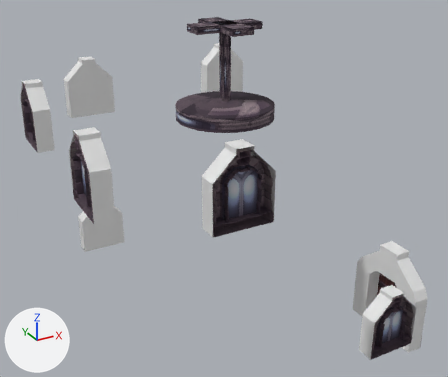
The FBX model res/Room/Window01.FBX as it was, and as the next commit left it.
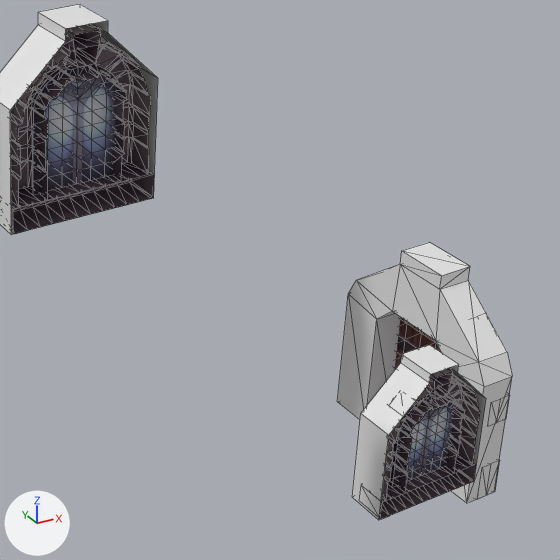
The first picture shows the older version from a camera (50 mm lens) standing at (-83.0, -150.3, 76.8) and looking at (0.0, 0.6, 1.3). The close-ups show both versions on the part from 46% to 100% of the width and 36% to 100% of the height of that picture; other places that the commit changed are outside them. Lighting does not change. The marker at lower left points along +X, +Y and +Z. The close-ups show mesh edges as thin lines. Where no turn or scale is listed for an object, it has been applied to the vertices.

Objects in the first close-up: 'Collide00', 'Collide06', 'Collide07', 'Door', 'Windows06', 'Windows07'.
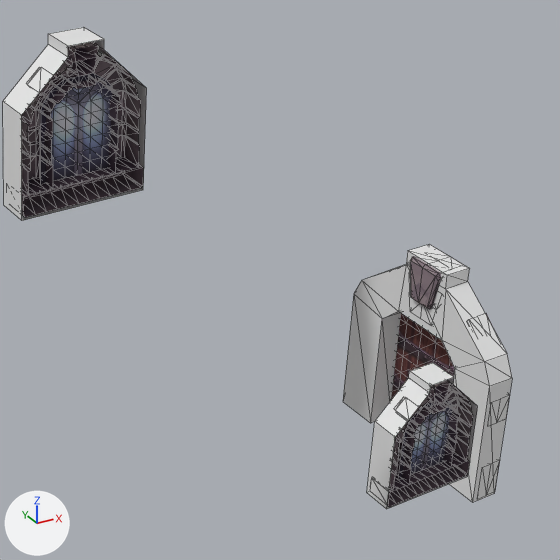
Where the newer file only moved an object's origin or applied its transform, the numbers keep the older frame.

Scene script edits in JSON lines:
```json
{"block": "me_mesh_012", "where": "# used by ob_collide07; parent = ob_root; location = (-23.03, -48.17, 25.0); rotation_euler = (0.0, 0.0, -3.142), in degrees (0, 0, -180)"}
{"op": "remove", "block": "me_mesh_012", "code": "me_mesh_012.from_pydata(...)  # 16 vertices, 11 faces; spans x -7.5..7.5, y -2.8..1.9, z -8.9..9.5"}
{"op": "add", "block": "me_mesh_012", "code": "me_mesh_012.from_pydata(...)  # 16 vertices, 11 faces; spans x -6.3..6.3, y 0.0..3.5, z -7.8..7.8"}
{"block": "me_mesh_012", "change": "me_mesh_012 part 1: the whole mesh is rebuilt"}
{"block": "me_mesh_015", "where": "me_mesh_015.from_pydata(...)  # 486 vertices, 786 faces; spans x -7.3..7.3, y -2.0..2.6, z -8.8..8.8"}
{"block": "me_mesh_015", "where": "# used by ob_windows06; location = (25.0, -48.2, -25.0)"}
{"block": "me_mesh_015", "change": "me_mesh_015 part 5: the whole mesh is scaled about its middle by 0.85, then moved by (0.0, -0.3, 0.0)"}
{"block": "me_mesh_014", "where": "# used by ob_collide06; parent = ob_root; location = (25.0, -48.17, -25.0); rotation_euler = (0.0, 0.0, -3.142), in degrees (0, 0, -180)"}
{"op": "remove", "block": "me_mesh_014", "code": "me_mesh_014.from_pydata(...)  # 16 vertices, 11 faces; spans x -7.5..7.5, y -2.8..1.9, z -8.9..9.5"}
{"op": "add", "block": "me_mesh_014", "code": "me_mesh_014.from_pydata(...)  # 16 vertices, 11 faces; spans x -6.3..6.3, y 0.0..3.5, z -7.8..7.8"}
{"block": "me_mesh_014", "change": "me_mesh_014 part 3: the whole mesh is rebuilt"}
{"block": "me_mesh_002", "where": "# used by ob_collide00; location = (47.8, -25.1, -34.9)"}
{"op": "remove", "block": "me_mesh_002", "code": "me_mesh_002.from_pydata(...)  # 32 vertices, 46 faces; spans x -2.8..2.2, y -13.6..13.6, z -15.0..15.5"}
{"op": "add", "block": "me_mesh_002", "code": "me_mesh_002.from_pydata(...)  # 32 vertices, 46 faces; spans x -4.0..0.0, y -13.6..13.6, z -15.3..15.3"}
{"block": "me_mesh_002", "change": "me_mesh_002 part 4: the whole mesh is rebuilt"}
{"block": "me_mesh_013", "where": "me_mesh_013.from_pydata(...)  # 486 vertices, 786 faces; spans x -7.3..7.3, y -2.0..2.6, z -8.8..8.8"}
{"block": "me_mesh_013", "where": "# used by ob_windows07; location = (-23.0, -48.2, 25.0)"}
{"block": "me_mesh_013", "change": "me_mesh_013 part 2: the whole mesh is scaled about its middle by 0.85, then moved by (0.0, -0.3, 0.0)"}
{"op": "set", "path": "ob_collide07.rotation_euler", "old": "(0.0, 0.0, -3.142)", "new": "(0.0, 0.0, 0.0)", "note": "degrees (0, 0, -180) -> degrees (0, 0, 0)"}
{"op": "set", "path": "ob_collide07.location", "old": "(-23.03, -48.17, 25.0)", "new": "(-23.03, -50.0, 25.0)"}
{"op": "set", "path": "ob_collide06.rotation_euler", "old": "(0.0, 0.0, -3.142)", "new": "(0.0, 0.0, 0.0)", "note": "degrees (0, 0, -180) -> degrees (0, 0, 0)"}
{"op": "set", "path": "ob_collide06.location", "old": "(25.0, -48.17, -25.0)", "new": "(25.0, -50.0, -25.0)"}
{"op": "set", "path": "ob_collide00.location", "old": "(47.8, -25.1, -34.9)", "new": "(50.0, -25.1, -34.9)"}
```

Location of each change, (x1, y1, x2, y2) in pixels of the close-ups (560 x 560 px):
```json
{"object": "Windows07", "change": "mesh rescaled", "before": [10, 24, 153, 234], "after": [22, 42, 143, 217], "on screen": "15% narrower, 17% shorter"}
{"object": "Collide00", "change": "reshaped, moved", "before": [337, 242, 512, 503], "after": [343, 244, 512, 503]}
{"object": "Collide07", "change": "reshaped, moved, turned", "before": [0, 5, 158, 235], "after": [3, 27, 147, 221]}
{"object": "Windows06", "change": "mesh rescaled", "before": [379, 368, 480, 519], "after": [387, 380, 473, 507], "on screen": "15% narrower, 16% shorter"}
{"object": "Collide06", "change": "reshaped, moved, turned", "before": [352, 345, 486, 520], "after": [367, 363, 478, 509]}
{"object": "Door", "change": "unchanged, uncovered by the edit", "before": [394, 317, 510, 489], "after": [391, 256, 510, 489]}
```
